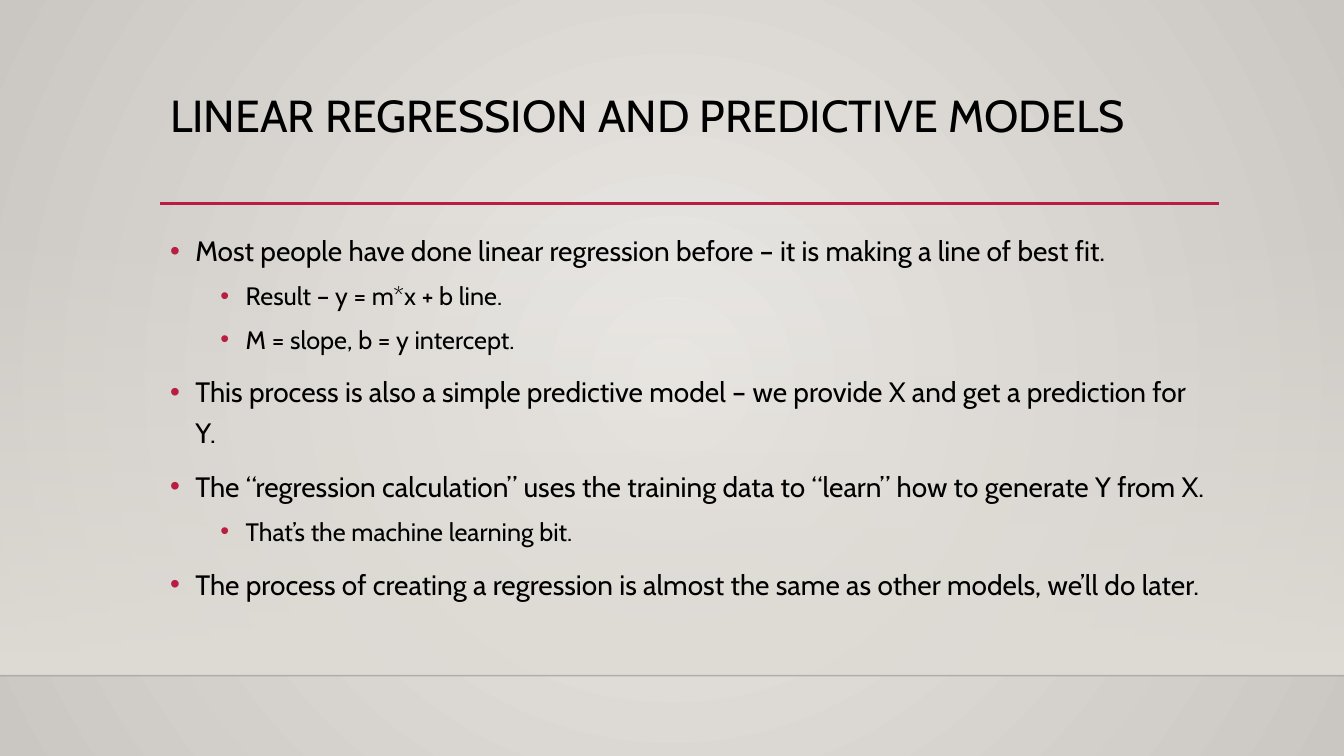
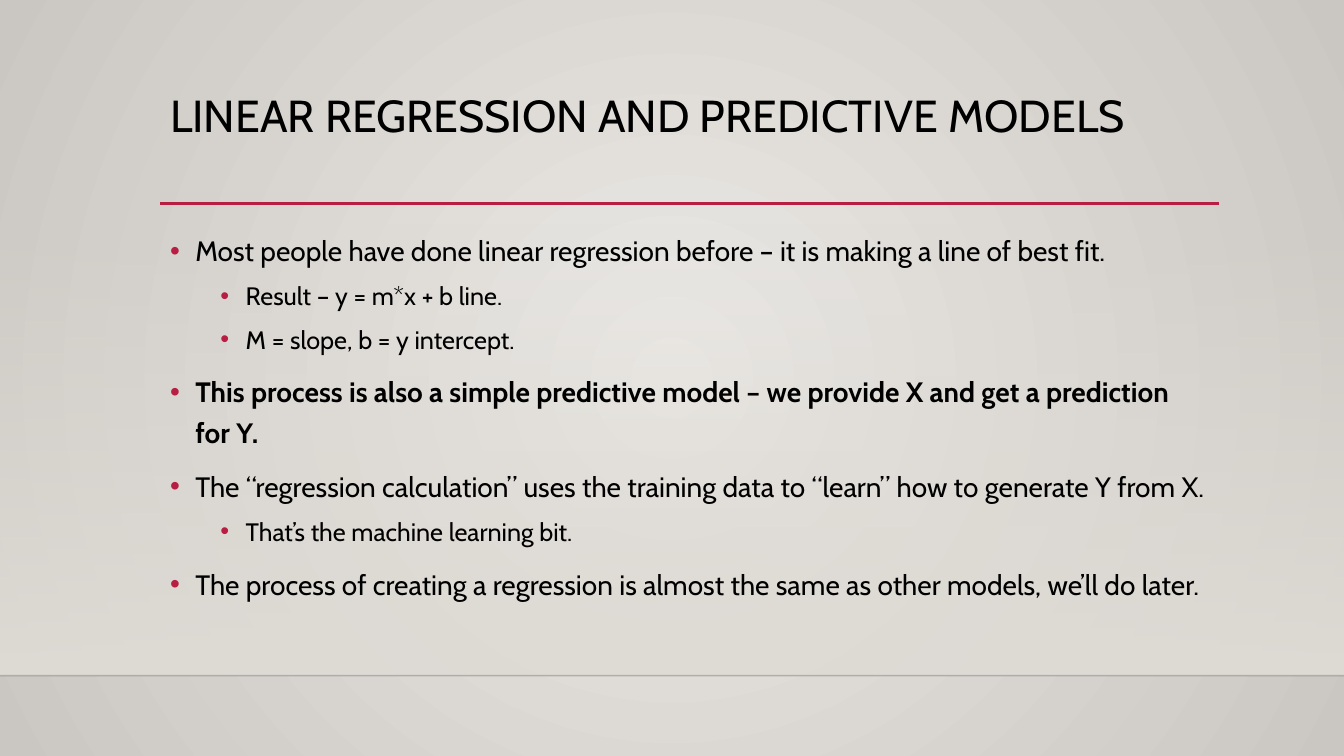
Before and after one commit to AkeemSemper/Basic_Stats_in_Python_Student_Workbooks, a slide deck: slide 3 of reference_material/slides/020_Linear_Least_Squares.pptx (slide 2 before the commit). Drawn at 1344x756 pixels with LibreOffice and Linux fonts; fonts in the diff are those of the drawing; background and template pictures are left out. Boxes give left, top, right and bottom in pixels: in the first picture for what was removed or moved away, otherwise in the second. Text is boxed around its words. In the diff, an @@ line names an element or a change of style, - is before the commit and + after.

```diff
--- a/reference_material/slides/020_Linear_Least_Squares.pptx
+++ b/reference_material/slides/020_Linear_Least_Squares.pptx
@@ text at (x1=195, y1=381, x2=1169, y2=444): bold on in "This process is also a simple predictive ..." @@
```
Also in this commit, not shown: 2 other slides changed, 1 slide added, 12 other files.
